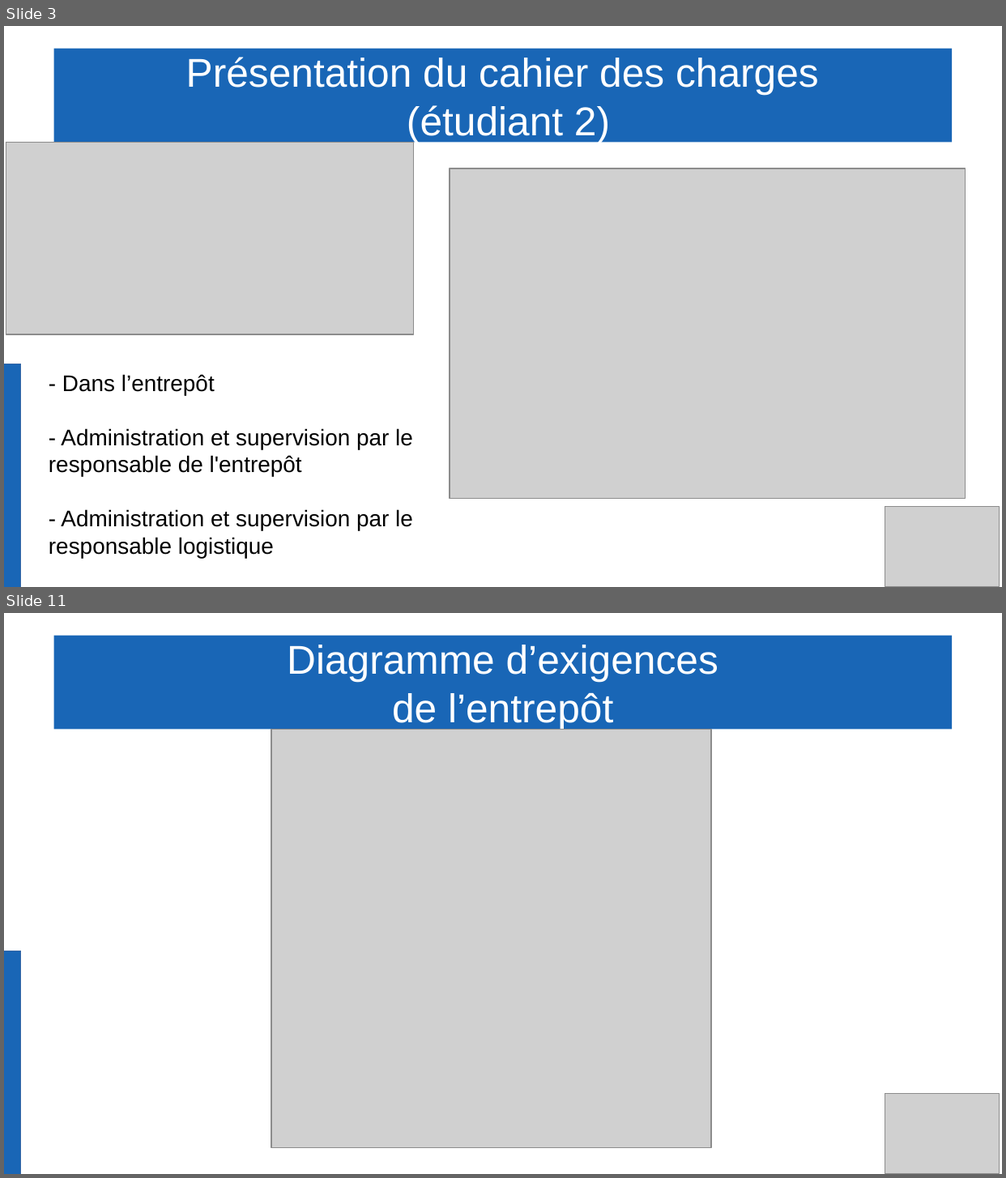
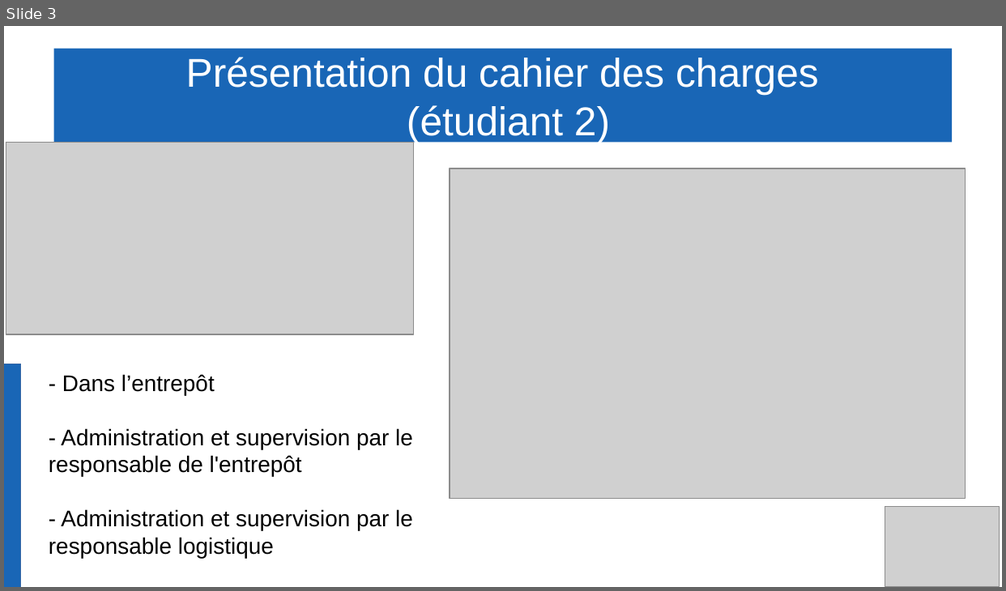
Before and after one commit to Gabin221/Tracking-BLE-documents, a slide deck: Revues/Revues2/Partie commune/presentation_yahya_andrea_gabin.odp. Shown one above the other, each under a label of ours: slides 3 and 11 before the commit, slide 3 after it; the slides between them are not shown. The pictures are 1006x1178 and 1006x591 pixels, drawn with LibreOffice and Linux fonts; fonts in the diff are those of the drawing; grey boxes stand for pictures. Boxes give left, top, right and bottom in pixels: in the first picture for what was removed or moved away, otherwise in the second. Text is boxed around its words. In the diff, an @@ line names an element or a change of style, - is before the commit and + after.

```diff
--- a/Revues/Revues2/Partie commune/presentation_yahya_andrea_gabin.odp
+++ b/Revues/Revues2/Partie commune/presentation_yahya_andrea_gabin.odp
@@ slide 11 removed at (4, 613, 1002, 1174), background #FFFFFF @@
@@ title removed at (53, 636, 953, 730) @@
-Diagramme d’exigences
-de l’entrepôt
@@ picture removed at (271, 729, 711, 1148) @@
@@ rectangle removed at (4, 952, 21, 1174) @@
@@ picture removed at (885, 1094, 1000, 1174) @@
```
Also in this commit, not shown: 22 other slides removed.
